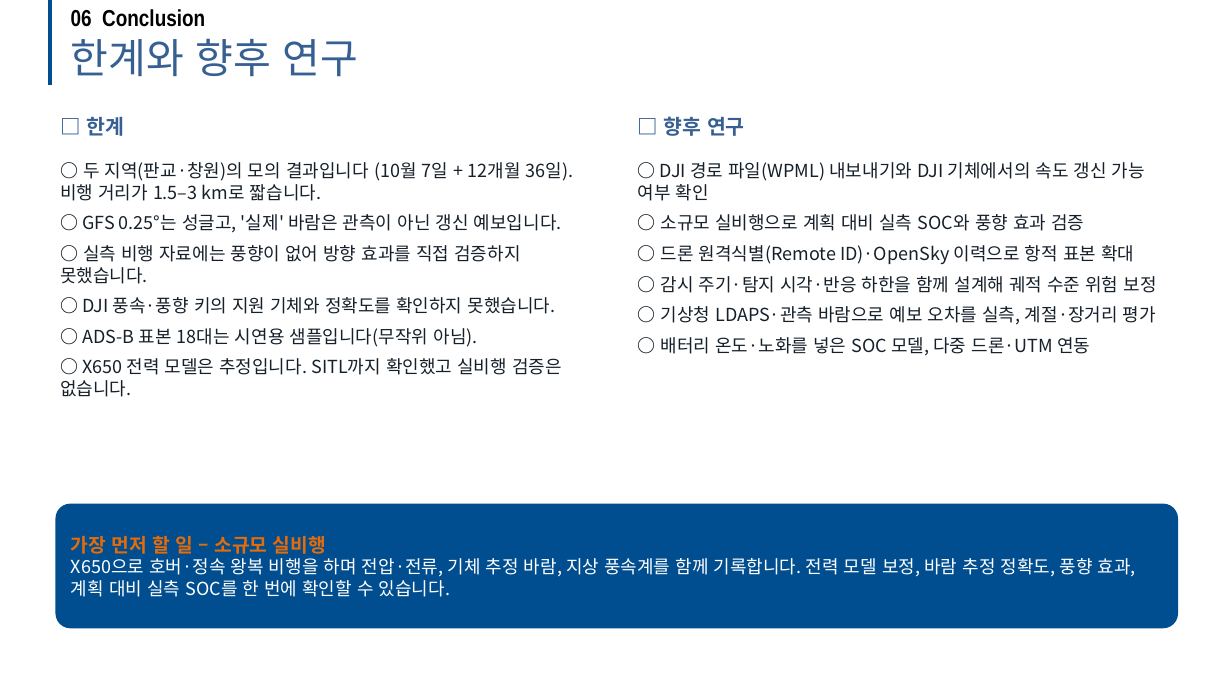
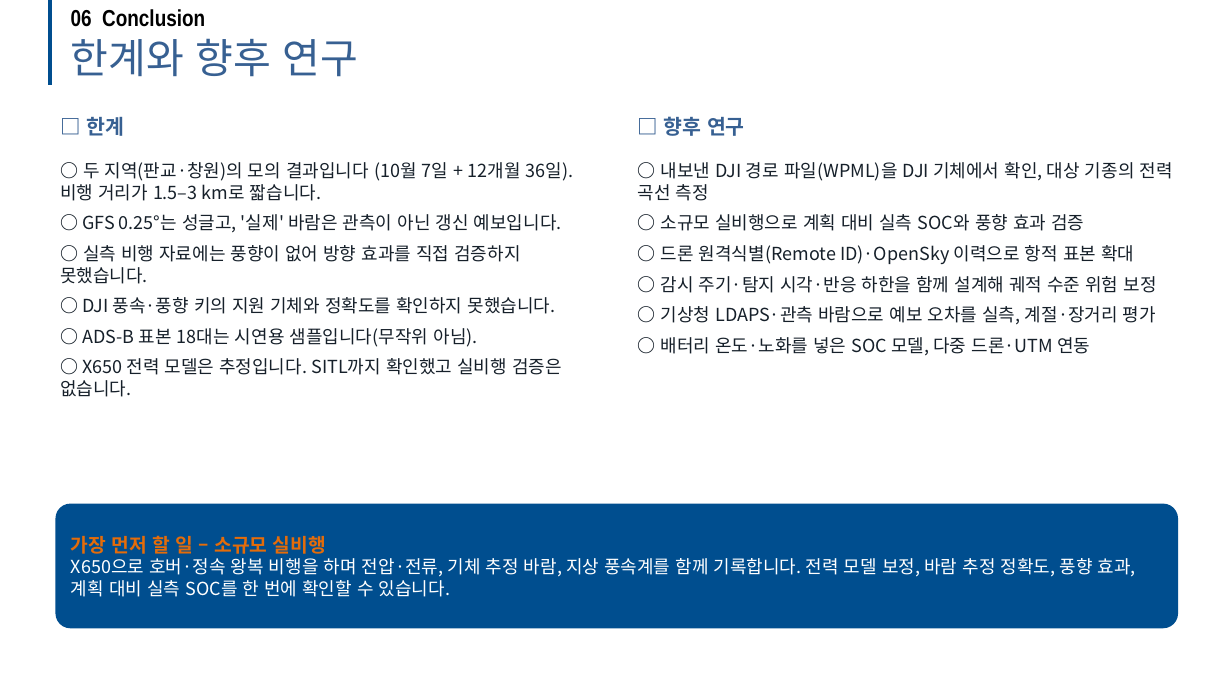
Before and after one commit to dnfl5345/Drone_path_opt, a slide deck: slide 44 of docs/drone_soc_academic_talk.pptx. Drawn at 1232x693 pixels with LibreOffice and Linux fonts; fonts in the diff are those of the drawing; background and template pictures are left out. Boxes give left, top, right and bottom in pixels: in the first picture for what was removed or moved away, otherwise in the second. Text is boxed around its words. In the diff, an @@ line names an element or a change of style, - is before the commit and + after.

```diff
--- a/docs/drone_soc_academic_talk.pptx
+++ b/docs/drone_soc_academic_talk.pptx
@@ text at (638, 162, 1173, 201): text changed @@
-○ DJI 경로 파일(WPML) 내보내기와 DJI 기체에서의 속도 갱신 가능 여부 확인
+○ 내보낸 DJI 경로 파일(WPML)을 DJI 기체에서 확인, 대상 기종의 전력 곡선 측정
```
Also in this commit, not shown: 1 other slide changed, 16 other files.
